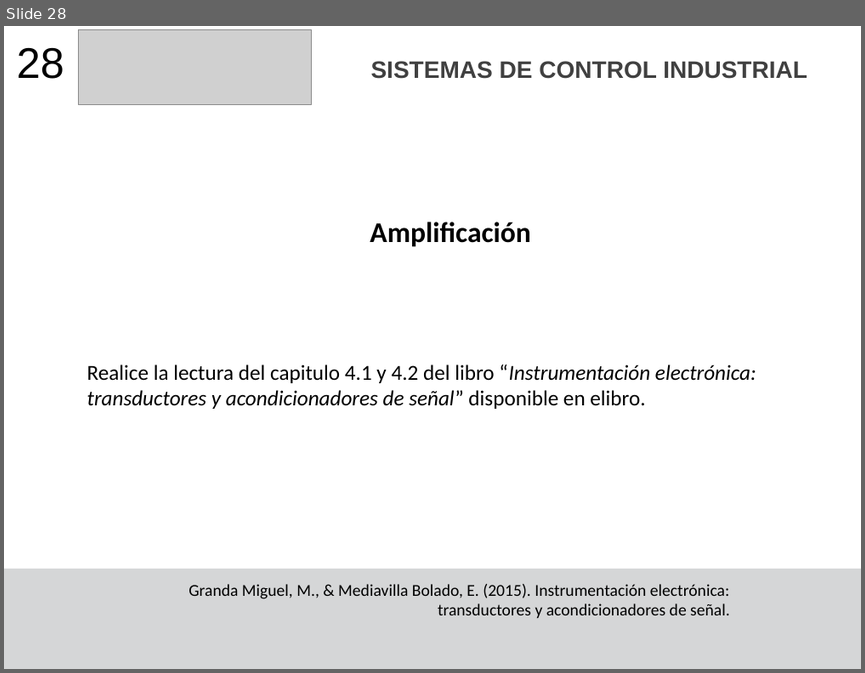
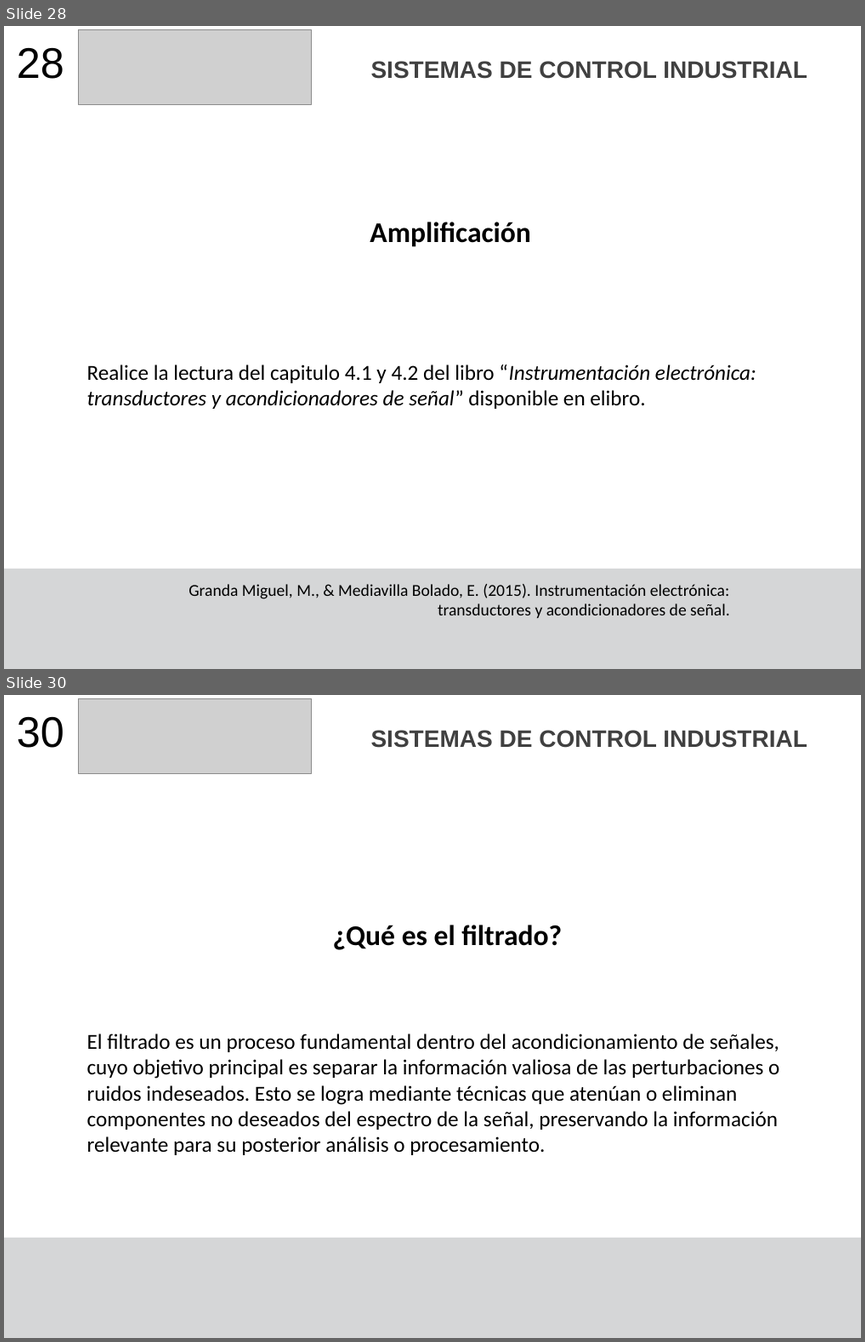
Before and after one commit to F4bian1012/Sistemas_De_Contro_Industrial, a slide deck: Lesson_5-6/Acondicionamiento_Señales.pptx. Shown one above the other, each under a label of ours: slide 28 before the commit, slides 28 and 30 after it; the slides between them are not shown. The pictures are 865x673 and 865x1342 pixels, drawn with LibreOffice and Linux fonts; fonts in the diff are those of the drawing; grey boxes stand for pictures. Boxes give left, top, right and bottom in pixels: in the first picture for what was removed or moved away, otherwise in the second. Text is boxed around its words. In the diff, an @@ line names an element or a change of style, - is before the commit and + after.

```diff
--- a/Lesson_5-6/Acondicionamiento_Señales.pptx
+++ b/Lesson_5-6/Acondicionamiento_Señales.pptx
@@ slide 30 added at box(4, 695, 861, 1338), background #FFFFFF; not listed: 1 template element that a slide beside it also shows @@
@@ text added at box(17, 716, 64, 748), 36 pt, text #000000 @@
+30
@@ picture added at box(79, 699, 312, 774) @@
@@ text added at box(371, 730, 807, 748), 20 pt, text #404040, bold @@
+SISTEMAS DE CONTROL INDUSTRIAL
@@ title added at box(333, 925, 562, 950), 24 pt, text #000000, bold @@
+¿Qué es el filtrado?
@@ text added at box(87, 1033, 779, 1155), 18 pt, text #000000 @@
+El filtrado es un proceso fundamental dentro del acondicionamiento de señales, cuyo objetivo principal es separar la información valiosa de las perturbaciones o ruidos indeseados. Esto se logra mediante técnicas que atenúan o eliminan componentes no deseados del espectro de la señal, preservando la información relevante para su posterior análisis o procesamiento.
```
Also in this commit, not shown: 2 slides changed, 20 other slides added, 4 other files.
